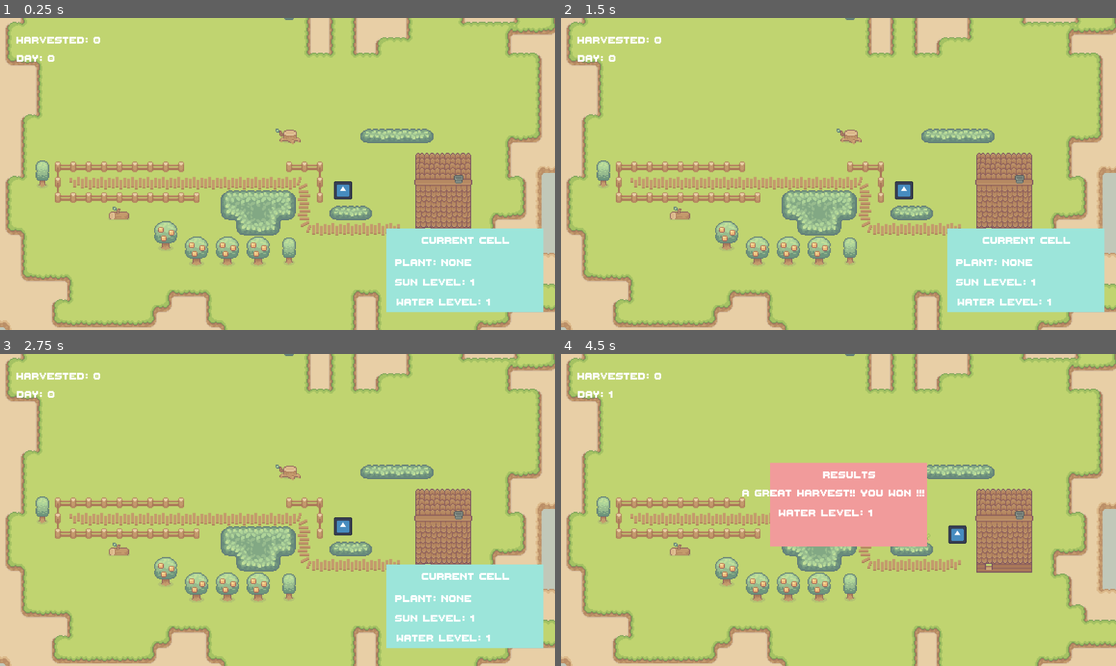
Above: before the commit, frames 1-4 (two rows, left to right).
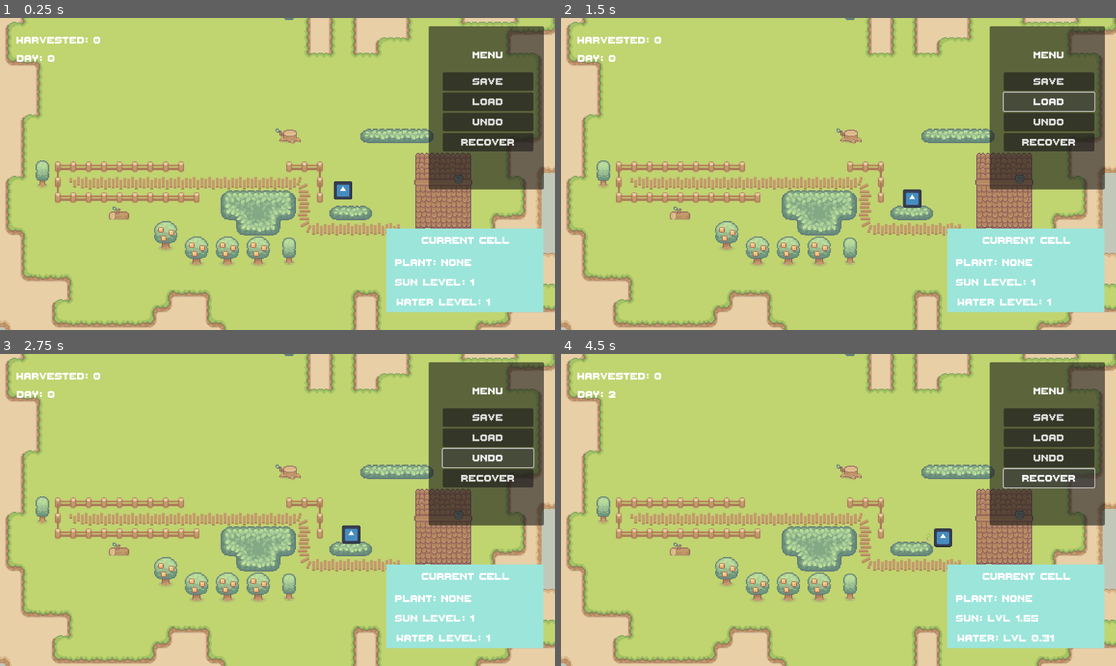
Above: after the commit, the same moments.

Repository: dathphan/cmpm-121-final
Game: Godot game, scene res://main.tscn
Two runs of this game, one before a commit and one after it. Both use one fixed random seed, a clock stepped at 60 frames per second and the inputs below. The engine's default icon, where the game draws it, is replaced by a stand-in: a white triangle on a blue panel in a dark square.
Inputs (mouse positions are in pixels of both pictures, inside the frame that each line leads up to):
- Up to frame 1 (0.25 s): no input
- Up to frame 2 (1.5 s): click (1049, 80) at 0.5 s, where only the run after the commit has a clickable "Save"; click (1049, 102) at 1.25 s, where only the run after the commit has a clickable "Load"
- Up to frame 3 (2.75 s): click (488, 456) at 2 s, where only the run after the commit has a clickable "Undo"
- Up to frame 4 (4.5 s): click (1049, 478) at 2.75 s, where only the run after the commit has a clickable "recover"; tap Enter at 3.5 s; hold Right (ui_right) 3.53-4.28 s; hold Space 3.53-4.28 s; tap P (plant) at 3.6 s; hold Down (ui_down) from 4.28 s (still down); tap Space at 4.35 s

The runs differ from the first frame. In frame 1, 11% of the frame differs, in the area x 77-98%, y 2-56%; in frame 2, 11%; in frame 3, 11%; in frame 4, 26%, in the area x 8-98%, y 2-95%.
Error after the commit: Invalid assignment of property or key 'map' with value of type 'Nil' on a base object of type 'RefCounted (Save)'. (res://Game)

Commit message:
Completed F1 fully

Diff:
--- a/Game Managers/game_manager.gd
+++ b/Game Managers/game_manager.gd
@@ -1,18 +1,25 @@
 class_name GameManager extends Node
+
+# Object References
+static var instance: GameManager
+@export var map: Map
 
 # Parameters
 @export var number_of_turns = 31
 
-# Singleton instance
-static var instance: GameManager
-
 # Current Stats
-static var current_turn: int = 0
-var score: int = 0
+static var current_turn: int = 0:
+	set(value):
+		current_turn = value
+		instance.turn_updated.emit(value)
+var score: int = 0:
+	set(value):
+		score_updated.emit(value)
 
 # Signals for turn events
 signal score_updated(score: int)
 signal new_turn(turn: int)
+signal turn_updated(turn: int)
 	# UI Manager: update_day()
 signal game_ended(score: int)
 
--- a/Game Managers/save_load_system.gd
+++ b/Game Managers/save_load_system.gd
@@ -1,4 +1,4 @@
-extends Node
+class_name SaveLoad extends Node
 
 const SAVE_PATH: String = "user://save.ini"
 
@@ -6,21 +6,29 @@
 	var map: PackedByteArray
 	var player_target_cell: Vector2i
 	var turn: int
+	var move_count: int
 	var score: int
 
 	func _init() -> void:
 		turn = GameManager.current_turn
 		score = GameManager.get_score()
-		player_target_cell = GameManager.instance.player._target_cell
+		player_target_cell = Player.instance._target_cell
 		map = GameManager.instance.map.serialize_grid()
+		move_count = Player.instance.move_count
 
 	func save_to_file(section: String) -> void:
 		var config_file := ConfigFile.new()
+		var error = config_file.load(SAVE_PATH)
+
+		# Check for error while loading the existing file
+		if error != OK:
+			print("Failed to load configuration file: ", error)
 
 		config_file.set_value(section, "map", map)
 		config_file.set_value(section, "player_pos", player_target_cell)
 		config_file.set_value(section, "turn", turn)
 		config_file.set_value(section, "score", score)
+		config_file.set_value(section, "move_count", move_count)
 
 		config_file.save(SAVE_PATH)
 
@@ -34,7 +42,7 @@
 
 # Called when the node enters the scene tree for the first time.
 func _ready() -> void:
-	pass # Replace with function body.
+	pass
 
 
 # Called every frame. 'delta' is the elapsed time since the previous frame.
@@ -44,18 +52,21 @@
 
 
 # Save Systems
-func autosave(_coord: Vector2i) -> void:
+func autosave(_turn: int) -> void:
+	# Runs every turn
 	var save: Save = Save.new()
 	autosaves.append(save)
-	save.save_to_file("Autosave")
+	save.save_to_file("Recover")
 
 
 func manually_save() -> void:
 	manual_save = Save.new()
 	manual_save.save_to_file("Manual")
+	print("Manual SAve")
 
 
 func load_prev_autosave() -> void:
+	print(autosaves.size())
 	if autosaves.size() > 1:
 		var save: Save = autosaves.pop_back()
 		load_save(save)
@@ -64,13 +75,19 @@
 
 
 func load_manual_save() -> void:
-	load_save(manual_save)
+	load_save(get_save_from_file("Manual"))
+
+
+func load_recover_save() -> void:
+	load_save(get_save_from_file("Recover"))
 
 
 func load_save(save: Save):
 	map.deserialize_grid(save.map)
-	player.position = map.cell_coord_to_pos(save.player_target_cell)
+	player._target_pos = map.cell_coord_to_pos(save.player_target_cell)
+	player.position = player._target_pos
 	player._target_cell = save.player_target_cell
+	player.move_count = save.move_count
 	GameManager.instance.current_turn = save.turn
 	GameManager.instance.score = save.score
 
@@ -80,7 +97,7 @@
 	var error := config_file.load(SAVE_PATH)
 
 	if error:
-		print("An error happened while loading data: ", error)
+		print("Save Load Error: ", error)
 		return
 
 	var save := Save.new()
@@ -88,5 +105,6 @@
 	save.player_target_cell = config_file.get_value(section, "player_pos", Vector2i.ZERO)
 	save.turn = config_file.get_value(section, "turn", 0)
 	save.score = config_file.get_value(section, "score", 0)
+	save.move_count = config_file.get_value(section, "move_count", 0)
 
 	return save
--- a/Player/player_movement.gd
+++ b/Player/player_movement.gd
@@ -19,6 +19,8 @@
 const DEADZONE = 0.5
 var game_active: bool = true
 
+static var instance: Player
+
 # Signal for player movement
 signal player_moved(direction: Vector2i)
 signal player_moved_to(cell: Cell)
@@ -26,6 +28,7 @@
 
 # Called when the node enters the scene tree for the first time
 func _ready():
+	instance = self
 	_target_pos = position
 	_target_cell = map.pos_to_cell_coord(_target_pos)
 
--- a/UI/ui_manager.gd
+++ b/UI/ui_manager.gd
@@ -18,6 +18,9 @@
 @export var game_over_panel: Panel
 @export var score_display: Label
 @export var results_display: Label
+
+@export_category("Save Load Elements")
+@export var save_load_panel: Panel
 
 const WIN_CONDITION = 10
 var harvested: int = 0
@@ -69,6 +72,14 @@
 	else:
 		results_display.text = "A Poor Harvest. You lost !!!"
 
+
 func _process(delta: float) -> void:
-	if (Input.is_physical_key_pressed(KEY_SPACE)):
-		enable_game_over_ui(100)
+	if (Input.is_physical_key_pressed(KEY_ESCAPE)):
+		toggle_menu()
+
+
+func toggle_menu() -> void:
+	if save_load_panel.visible:
+		save_load_panel.hide()
+	else:
+		save_load_panel.show()
--- a/UI/ui_manager.tscn
+++ b/UI/ui_manager.tscn
@@ -9,7 +9,7 @@
 [sub_resource type="StyleBoxFlat" id="StyleBoxFlat_wskkb"]
 bg_color = Color(0.945098, 0.607843, 0.607843, 1)
 
-[node name="UI Manager" type="Control" node_paths=PackedStringArray("harvested_text", "day_display", "current_cell", "current_cell_plant", "current_cell_sun", "current_cell_water", "game_over_panel", "score_display", "results_display")]
+[node name="UI Manager" type="Control" node_paths=PackedStringArray("harvested_text", "day_display", "current_cell", "current_cell_plant", "current_cell_sun", "current_cell_water", "game_over_panel", "score_display", "results_display", "save_load_panel")]
 layout_mode = 3
 anchors_preset = 15
 anchor_right = 1.0
@@ -26,6 +26,7 @@
 game_over_panel = NodePath("Game Over")
 score_display = NodePath("Game Over/Score")
 results_display = NodePath("Game Over/Results")
+save_load_panel = NodePath("Save Load Menu")
 metadata/_edit_use_anchors_ = true
 
 [node name="Plant Score" type="Label" parent="."]
@@ -181,3 +182,59 @@
 theme = ExtResource("2_wix26")
 text = "Water Level: 1"
 metadata/_edit_use_anchors_ = true
+
+[node name="Save Load Menu" type="Panel" parent="."]
+layout_mode = 1
+anchors_preset = 15
+anchor_right = 1.0
+anchor_bottom = 1.0
+offset_left = 890.0
+offset_top = 17.0
+offset_right = -23.0
+offset_bottom = -292.0
+grow_horizontal = 2
+grow_vertical = 2
+theme = ExtResource("2_wix26")
+
+[node name="VBoxContainer" type="VBoxContainer" parent="Save Load Menu"]
+layout_mode = 1
+anchors_preset = 15
+anchor_right = 1.0
+anchor_bottom = 1.0
+offset_left = 29.0
+offset_top = 28.0
+offset_right = -22.0
+offset_bottom = -27.0
+grow_horizontal = 2
+grow_vertical = 2
+theme = ExtResource("2_wix26")
+
+[node name="Label" type="Label" parent="Save Load Menu/VBoxContainer"]
+custom_minimum_size = Vector2(0, 64)
+layout_mode = 2
+theme = ExtResource("2_wix26")
+theme_override_font_sizes/font_size = 32
+text = "MENU"
+horizontal_alignment = 1
+vertical_alignment = 1
+
+[node name="Save" type="Button" parent="Save Load Menu/VBoxContainer"]
+layout_mode = 2
+theme = ExtResource("2_wix26")
+text = "Save"
+
+[node name="Load" type="Button" parent="Save Load Menu/VBoxContainer"]
+layout_mode = 2
+theme = ExtResource("2_wix26")
+text = "Load
+"
+
+[node name="Undo" type="Button" parent="Save Load Menu/VBoxContainer"]
+layout_mode = 2
+theme = ExtResource("2_wix26")
+text = "Undo"
+
+[node name="Recover" type="Button" parent="Save Load Menu/VBoxContainer"]
+layout_mode = 2
+theme = ExtResource("2_wix26")
+text = "recover"
--- a/UI/ui_theme.tres
+++ b/UI/ui_theme.tres
@@ -3,5 +3,7 @@
 [ext_resource type="FontFile" uid="uid://fu5ei8g1fdek" path="res://UI/ThaleahFat_TTF.ttf" id="1_0kbrl"]
 
 [resource]
+Button/font_sizes/font_size = 32
+Button/fonts/font = ExtResource("1_0kbrl")
 Label/font_sizes/font_size = 32
 Label/fonts/font = ExtResource("1_0kbrl")
--- a/main.tscn
+++ b/main.tscn
@@ -130,11 +130,14 @@
 [node name="Main" type="Node2D"]
 texture_filter = 1
 
-[node name="GameManager" type="Node" parent="."]
+[node name="GameManager" type="Node" parent="." node_paths=PackedStringArray("map")]
 script = ExtResource("1_xgfuw")
-
-[node name="SaveLoadSystem" type="Node" parent="GameManager"]
+map = NodePath("../Map")
+
+[node name="SaveLoadSystem" type="Node" parent="GameManager" node_paths=PackedStringArray("map", "player")]
 script = ExtResource("2_ginba")
+map = NodePath("../../Map")
+player = NodePath("../../Player")
 
 [node name="Map" type="Node2D" parent="." node_paths=PackedStringArray("plant_container", "tilled_tilemaps", "ground_tilemaps", "obstacle_tilemaps")]
 script = ExtResource("1_8g07x")
@@ -215,6 +218,7 @@
 unique_name_in_owner = true
 position = Vector2(576, 320)
 map = NodePath("../Map")
+metadata/_edit_group_ = true
 
 [node name="Camera2D" type="Camera2D" parent="."]
 position = Vector2(508, 303)
@@ -225,10 +229,16 @@
 [node name="UI Manager" parent="CanvasLayer" instance=ExtResource("17_ee42f")]
 
 [connection signal="game_ended" from="GameManager" to="CanvasLayer/UI Manager" method="enable_game_over_ui"]
+[connection signal="new_turn" from="GameManager" to="GameManager/SaveLoadSystem" method="autosave"]
 [connection signal="new_turn" from="GameManager" to="Map" method="new_turn"]
-[connection signal="new_turn" from="GameManager" to="CanvasLayer/UI Manager" method="update_day"]
 [connection signal="score_updated" from="GameManager" to="CanvasLayer/UI Manager" method="update_score"]
+[connection signal="turn_updated" from="GameManager" to="CanvasLayer/UI Manager" method="update_day"]
 [connection signal="player_moved_to" from="Player" to="CanvasLayer/UI Manager" method="update_current_cell"]
 [connection signal="action_performed" from="Player/Actions" to="CanvasLayer/UI Manager" method="update_current_cell"]
+[connection signal="pressed" from="CanvasLayer/UI Manager/Save Load Menu/VBoxContainer/Save" to="GameManager/SaveLoadSystem" method="manually_save"]
+[connection signal="pressed" from="CanvasLayer/UI Manager/Save Load Menu/VBoxContainer/Load" to="GameManager/SaveLoadSystem" method="load_manual_save"]
+[connection signal="pressed" from="CanvasLayer/UI Manager/Save Load Menu/VBoxContainer/Undo" to="GameManager/SaveLoadSystem" method="load_prev_autosave"]
+[connection signal="pressed" from="CanvasLayer/UI Manager/Save Load Menu/VBoxContainer/Recover" to="GameManager/SaveLoadSystem" method="load_recover_save"]
 
 [editable path="Player"]
+[editable path="CanvasLayer/UI Manager"]
